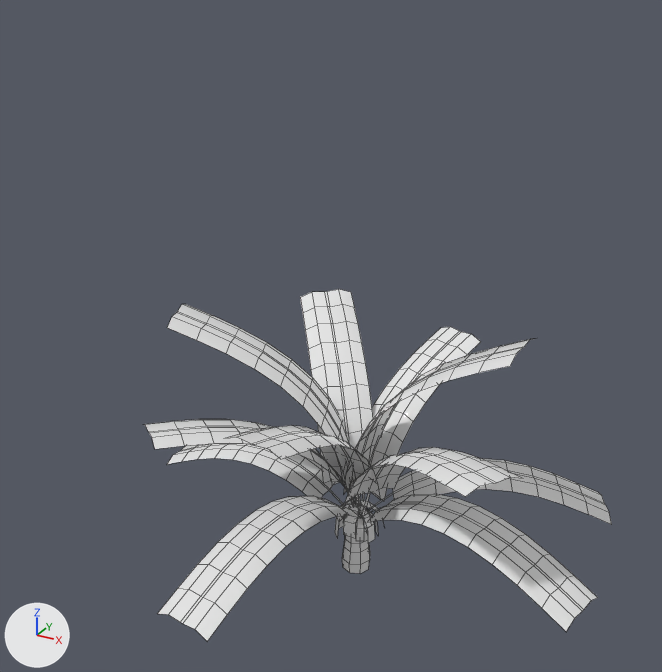
Before and after pictures for a commit that changed the Blender file Plants/Plants.blend.
One viewpoint serves both versions: a 50 mm lens placed at (262.0, -516.0, 446.0), pointed at (-4.0, -34.0, 205.0). Every picture has the same lights, and +X, +Y and +Z are marked at lower left. The older version comes first. Mesh edges are drawn as thin lines.

Names of what the first picture shows: 'Palm'.
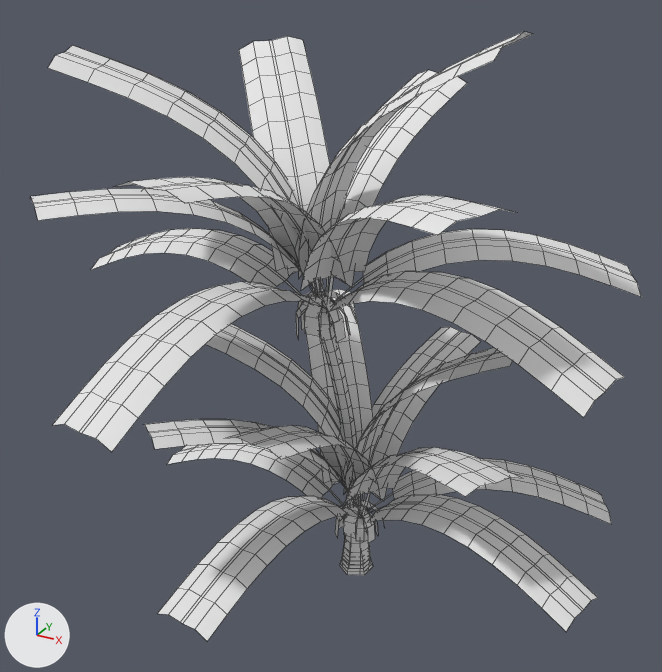
Where the change shows, as pixel boxes [x1, y1, x2, y2] in the pictures (662 x 672 px):
```json
{"object": "Palm Tall", "change": "added", "after": [30, 32, 641, 575], "faces in mat_palm_texture (its picture is missing)": [30, 32, 641, 452], "faces in mat_tall_palm_texture (its picture is missing)": [319, 320, 373, 575]}
{"object": "Palm", "change": "surface changed", "before": [152, 289, 602, 595], "after": [152, 289, 602, 595], "on screen": "white to grey"}
```

Scene script edits in JSON lines:
```json
{"op": "set", "path": "mat_palm_texture.roughness", "old": "0.0", "new": "1.0"}
{"op": "add", "block": "mat_tall_palm_texture", "code": ["mat_tall_palm_texture = principled_material('Tall Palm Texture')", "mat_tall_palm_texture.base_color = (0.8, 0.8, 0.8)  # white #e7e7e7", "mat_tall_palm_texture.roughness = 1.0"]}
{"op": "add", "block": "me_circle_004", "code": ["me_circle_004 = bpy.data.meshes.new('Circle.004')", "me_circle_004.from_pydata(...)  # 1134 vertices, 834 faces; spans x -165.0..182.0, y -176.0..141.0, z -241.0..116.0", "me_circle_004.polygons.foreach_set('use_smooth', [True] * 834)", "# faces by material slot: [618, 216]", "me_circle_004.materials.append(mat_palm_texture)  # its picture is missing", "me_circle_004.materials.append(mat_tall_palm_texture)  # its picture is missing"]}
{"op": "add", "block": "ob_palm_tall", "code": ["ob_palm_tall = bpy.data.objects.new('Palm Tall', me_circle_004)", "ob_palm_tall.location = (-21.5, -25.5, 268.0)", "ob_palm_tall.rotation_euler = (0.139, 0.0, 0.0)  # degrees (8, 0, 0)", "ob_palm_tall.scale = (1.13, 1.13, 1.13)"]}
```
